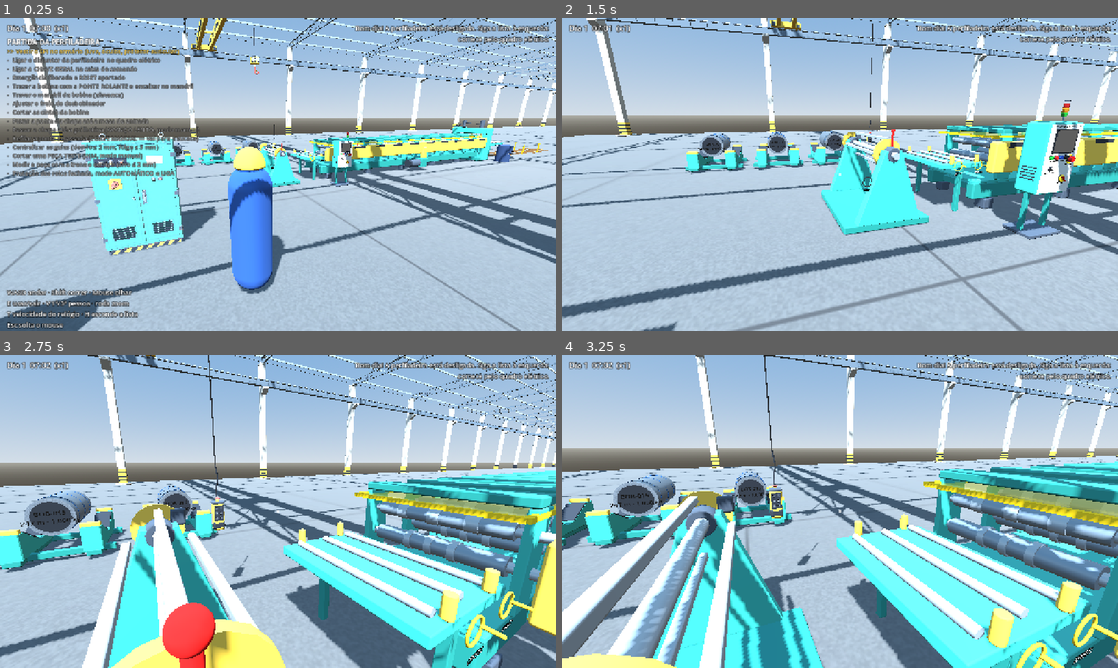
Above: before the commit, frames 1-4 (two rows, left to right).
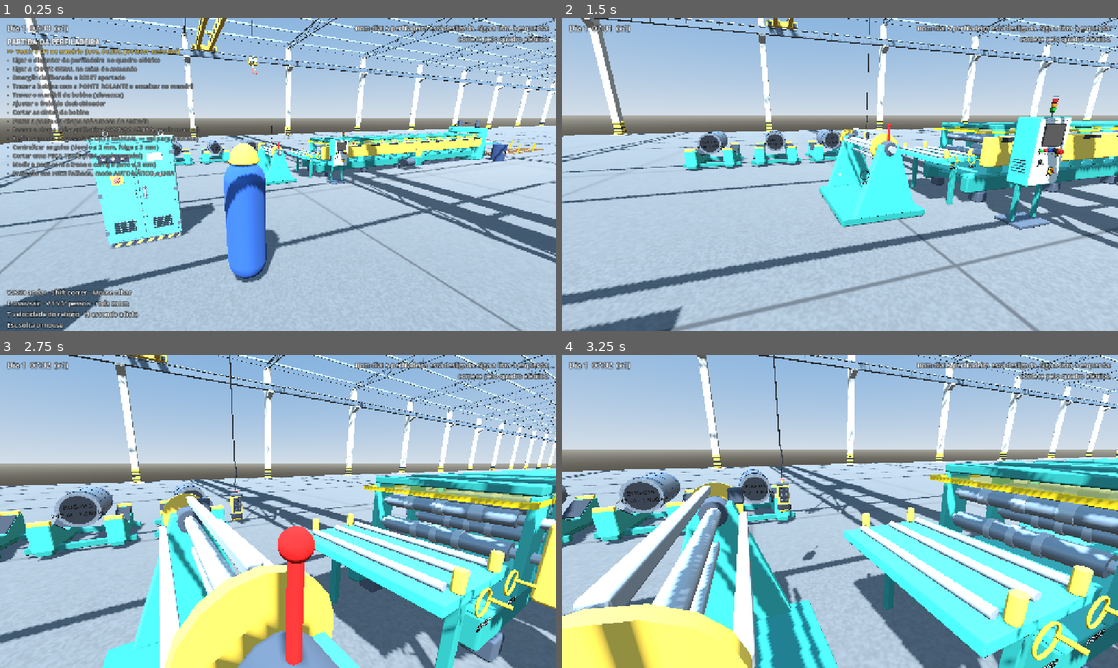
Above: after the commit, the same moments.

Repository: patrickafwurmstich-lab/perfiladeira
Game: Godot game, scene res://cenas/main.tscn
The game is run twice, just before and just after one commit, with the same random seed, the same clock (stepped at 60 frames per second) and the same inputs.
Inputs (mouse positions are in pixels of both pictures, inside the frame that each line leads up to):
- Up to frame 1 (0.25 s): no input
- Up to frame 2 (1.5 s): tap Enter at 0.5 s; move the mouse to (867, 174) at 0.52 s; hold H (ajuda) 0.53-1.28 s; hold W (frente) from 0.53 s (still down); click (867, 174) at 0.67 s; move the mouse to (812, 174) at 1.27 s; tap V (camera) at 1.35 s; click (812, 174) at 1.42 s
- Up to frame 3 (2.75 s): keep holding W (frente); move the mouse to (289, 505) at 2.02 s; hold Shift (correr) from 2.03 s (still down); click (289, 505) at 2.17 s
- Up to frame 4 (3.25 s): keep holding W (frente); move the mouse to (834, 517) at 2.77 s; release Shift (correr) at 2.78 s; tap E (interagir) at 2.85 s; click (834, 517) at 2.92 s

The runs differ from the first frame. In frame 1, 17% of the frame differs, in the area x 0-100%, y 0-100%; in frame 2, 28%; in frame 3, 50%; in frame 4, 47%.

Commit message:
Personagem: tira o root motion das animações (fim do teleporte no loop) e casa o passo com a velocidade; câmera estilo GTA V (suporte separado, segue a posição interpolada, ombro direito, FOV correndo); interpolação de física ligada; capacete de verdade na cabeça; testes de andar e câmera
Co-Authored-By: Claude Opus 5.5 <noreply@anthropic.com>
Claude-Session: https://claude.ai/code/session_01Tg3CAxKeeAq3Bc8EedGd3N

Diff:
--- a/godot/project.godot
+++ b/godot/project.godot
@@ -26,6 +26,8 @@
 
 [physics]
 
+common/physics_interpolation=true
+
 3d/physics_engine="Jolt Physics"
 common/physics_ticks_per_second=60
 
--- a/godot/scripts/jogador.gd
+++ b/godot/scripts/jogador.gd
@@ -3,10 +3,19 @@
 ## Operador. 3ª pessoa (SpringArm, não atravessa parede) ou 1ª pessoa (V).
 ## O [E] escolhe o ponto de interação mais perto e na frente do olhar.
 ## No modo foco a câmera voa até o alvo (caixa de comando, manivelas) e volta depois.
+## Câmera estilo GTA V: suporte separado do corpo (top_level) que segue a posição INTERPOLADA do
+## personagem (física 60 Hz × tela) com leve atraso, órbita livre no mouse, ombro direito,
+## colisão sem tranco e FOV um pouco maior correndo. O corpo vira suave para onde anda.
 
 const VEL_ANDAR := 1.6
 const VEL_CORRER := 3.6
-const SENS := 0.0025
+const SENS := 0.0022
+const OMBRO := 0.45              # deslocamento para a direita (câmera sobre o ombro)
+const DIST := 3.0
+const ALTURA_OLHO := 1.55
+const ALT_CAPACETE := 0.215      # do osso Head (nuca) até a base do capacete, no espaço do osso
+var vel_nativa := {}             # m/s que cada animação "anda" sozinha (para os pés não escorregarem)
+var _fov_alvo := 70.0
 var maquina
 var primeira_pessoa := false
 var yaw := 0.0
@@ -33,21 +42,25 @@
 	cs.shape = cap
 	cs.position.y = 0.9
 	add_child(cs)
+	# suporte da câmera: NÃO é filho "colado" do corpo (top_level) — segue suave a posição interpolada
 	cabeca = Node3D.new()
-	cabeca.position.y = 1.62
+	cabeca.top_level = true
+	cabeca.physics_interpolation_mode = Node.PHYSICS_INTERPOLATION_MODE_OFF
 	add_child(cabeca)
 	braco = SpringArm3D.new()
-	braco.spring_length = 2.8
-	braco.margin = 0.15
-	braco.position = Vector3(0.35, 0, 0)
+	braco.spring_length = DIST
+	braco.margin = 0.2
+	braco.position = Vector3(OMBRO, 0, 0)
 	braco.add_excluded_object(get_rid())
 	cabeca.add_child(braco)
 	cam = Camera3D.new()
 	cam.fov = 70
 	cam.near = 0.05
 	cam.current = true
+	cam.physics_interpolation_mode = Node.PHYSICS_INTERPOLATION_MODE_OFF
 	cabeca.add_child(cam)
 	_carregar_visual()
+	cabeca.global_position = global_position + Vector3(0, ALTURA_OLHO, 0)
 	if DisplayServer.get_name() != "headless":
 		Input.mouse_mode = Input.MOUSE_MODE_CAPTURED
 
@@ -59,6 +72,7 @@
 		for mi in visual.find_children("*", "MeshInstance3D", true, false):
 			mi.visible = mi.name in usar
 		anim = visual.find_child("AnimationPlayer", true, false)
+		_tirar_root_motion()
 		atualizar_epi()
 		# capacete amarelo preso no osso da cabeça
 		var esq := visual.find_child("Skeleton*", true, false) as Skeleton3D
@@ -69,17 +83,28 @@
 			var ba := BoneAttachment3D.new()
 			ba.bone_name = "Head"
 			esq.add_child(ba)
+			# capacete de segurança: casco + aba, apoiado no alto da cabeça (o osso Head fica na nuca)
+			var m := StandardMaterial3D.new()
+			m.albedo_color = Color(0.95, 0.95, 0.93)
+			m.roughness = 0.35
 			var c := MeshInstance3D.new()
 			var sm := SphereMesh.new()
-			sm.radius = 0.125
-			sm.height = 0.14
+			sm.radius = 0.165
+			sm.height = 0.15
 			sm.is_hemisphere = true
 			c.mesh = sm
-			var m := StandardMaterial3D.new()
-			m.albedo_color = Color(0.95, 0.95, 0.93)
 			c.material_override = m
-			c.position = Vector3(0, 0.17, 0.0)
+			c.position = Vector3(0, ALT_CAPACETE, 0.01)
 			ba.add_child(c)
+			var aba := MeshInstance3D.new()
+			var cy := CylinderMesh.new()
+			cy.top_radius = 0.185
+			cy.bottom_radius = 0.19
+			cy.height = 0.014
+			aba.mesh = cy
+			aba.material_override = m
+			aba.position = Vector3(0, ALT_CAPACETE, 0.03)
+			ba.add_child(aba)
 		var aabb_alt := 1.86
 		visual.scale = Vector3.ONE * (1.80 / aabb_alt)
 	else:
@@ -107,6 +132,32 @@
 		visual.add_child(cap)
 	add_child(visual)
 
+## As animações do pacote andam o boneco para frente sozinhas (o osso Root vai 1,48 m por ciclo
+## na caminhada) e voltam ao início no loop = "teleporte". Tira esse avanço (o script já anda)
+## e guarda a velocidade nativa para casar o passo com a velocidade real.
+func _tirar_root_motion() -> void:
+	if anim == null:
+		return
+	for nome in anim.get_animation_list():
+		var a := anim.get_animation(nome)
+		for t in a.get_track_count():
+			if a.track_get_type(t) != Animation.TYPE_POSITION_3D:
+				continue
+			var caminho := String(a.track_get_path(t))
+			if not caminho.ends_with(":Root"):
+				continue
+			var n := a.track_get_key_count(t)
+			if n < 2:
+				continue
+			var ini: Vector3 = a.track_get_key_value(t, 0)
+			var fim: Vector3 = a.track_get_key_value(t, n - 1)
+			var dur := a.track_get_key_time(t, n - 1) - a.track_get_key_time(t, 0)
+			if dur > 0.0:
+				vel_nativa[nome] = Vector2(fim.x - ini.x, fim.z - ini.z).length() / dur * visual.scale.x
+			for k in n:
+				var v: Vector3 = a.track_get_key_value(t, k)
+				a.track_set_key_value(t, k, Vector3(ini.x, v.y, ini.z))
+
 func atualizar_epi() -> void:
 	if visual == null:
 		return
@@ -122,7 +173,7 @@
 	if anim.has_animation(nome):
 		var a := anim.get_animation(nome)
 		a.loop_mode = Animation.LOOP_LINEAR
-		anim.play(nome, 0.2)
+		anim.play(nome, 0.25)
 		_anim_atual = nome
 
 func _unhandled_input(ev: InputEvent) -> void:
@@ -133,7 +184,7 @@
 			return
 		var rel: Vector2 = ev.relative.limit_length(120.0)    # nenhum tranco grande de uma vez
 		yaw -= rel.x * SENS
-		pitch = clampf(pitch - rel.y * SENS, -1.3, 1.1)
+		pitch = clampf(pitch - rel.y * SENS, -1.2, 0.9)
 	elif ev is InputEventMouseButton and ev.pressed:
 		if ev.button_index == MOUSE_BUTTON_LEFT and Input.mouse_mode != Input.MOUSE_MODE_CAPTURED:
 			Input.mouse_mode = Input.MOUSE_MODE_CAPTURED
@@ -179,15 +230,29 @@
 		var mao: Vector3 = maquina.to_local(global_position + Vector3(0, 0.95, 0))
 		maquina.ponta_mao = mao
 	# animação e direção do corpo
-	if dir.length() > 0.1:
-		visual.rotation.y = lerp_angle(visual.rotation.y, atan2(dir.x, dir.z), 0.2)
-		_tocar("Run_Forward" if vel > 2.0 else "Walk_Forward")
+	var vh := Vector2(velocity.x, velocity.z).length()
+	if dir.length() > 0.1 and vh > 0.05:
+		# vira suave para onde anda (independe do FPS)
+		visual.rotation.y = lerp_angle(visual.rotation.y, atan2(dir.x, dir.z), 1.0 - exp(-10.0 * delta))
+		var nome := "Run_Forward" if vel > 2.0 else "Walk_Forward"
+		_tocar(nome)
+		if anim and vel_nativa.has(nome) and vel_nativa[nome] > 0.1:
+			anim.speed_scale = clampf(vh / vel_nativa[nome], 0.5, 2.0)
 	else:
 		_tocar("Idle_Breathing")
+		if anim:
+			anim.speed_scale = 1.0
+	_fov_alvo = 76.0 if vh > 2.5 else 70.0
 
 func _process(delta: float) -> void:
 	_ignorar_mouse = maxf(0.0, _ignorar_mouse - delta)
+	# segue a posição interpolada do corpo (sem tremido entre física e tela), com leve atraso
+	var corpo := get_global_transform_interpolated().origin + Vector3(0, ALTURA_OLHO, 0)
+	cabeca.global_position = cabeca.global_position.lerp(corpo, 1.0 - exp(-16.0 * delta))
+	if cabeca.global_position.distance_to(corpo) > 3.0:
+		cabeca.global_position = corpo          # teleporte de verdade (spawn): não arrasta
 	cabeca.rotation = Vector3(pitch, yaw, 0)
+	cam.fov = lerpf(cam.fov, _fov_alvo, 1.0 - exp(-4.0 * delta))
 	# saiu do foco (caixa de comando, ponte, manivelas): recaptura o mouse e ignora o 1º movimento
 	if _modo_ant == "foco" and Interacoes.modo != "foco":
 		if DisplayServer.get_name() != "headless":
@@ -203,8 +268,8 @@
 		alvo_dist = 0.0
 	else:
 		if braco.spring_length < 1.2:
-			braco.spring_length = 2.8
-		braco.position = Vector3(0.35, 0, 0)
+			braco.spring_length = DIST
+		braco.position = Vector3(OMBRO, 0, 0)
 		visual.visible = true
 		# aproxima rápido se bater em algo (não atravessa parede), afasta devagar (sem "pulos")
 		alvo_dist = braco.get_hit_length()
--- /dev/null
+++ b/godot/testes/andar.gd
@@ -0,0 +1,40 @@
+extends Node
+## Anda de verdade com o teclado (ação "frente") e mede: o corpo não pode dar "pulo" (teleporte)
+## e a câmera não pode tremer em relação ao corpo (distância câmera-corpo estável).
+func _ready() -> void:
+	var main = load("res://cenas/main.tscn").instantiate()
+	add_child(main)
+	for i in 10: await get_tree().physics_frame
+	var j = main.jogador
+	j.global_position = Vector3(-10.0, 0.05, 6.5)
+	j.reset_physics_interpolation()
+	j.yaw = PI / 2           # olhando para -X... anda em linha reta
+	for i in 20: await get_tree().process_frame
+	Input.action_press("frente")
+	var osso_max := 0.0
+	var cam_var := 0.0
+	var dists := []
+	var esq: Skeleton3D = null
+	if j.anim:
+		for n in j.visual.find_children("*", "Skeleton3D", true, false): esq = n
+	var hips_ant := Vector3.INF
+	for i in 240:
+		await get_tree().process_frame
+		if esq:
+			var h := esq.global_transform * esq.get_bone_global_pose(esq.find_bone("Hips")).origin
+			if hips_ant != Vector3.INF:
+				osso_max = maxf(osso_max, Vector2(h.x - hips_ant.x, h.z - hips_ant.z).length())
+			hips_ant = h
+		dists.append(j.cam.global_position.distance_to(j.get_global_transform_interpolated().origin))
+	await RenderingServer.frame_post_draw
+	if OS.get_cmdline_user_args().size() > 0:
+		get_viewport().get_texture().get_image().save_png(OS.get_cmdline_user_args()[0])
+	Input.action_release("frente")
+	var media := 0.0
+	for d in dists.slice(60): media += d
+	media /= dists.size() - 60
+	for d in dists.slice(60): cam_var = maxf(cam_var, absf(d - media))
+	print("ANDAR anim=%s vel_nativa=%s · maior passo do quadril %.3f m/quadro · variação câmera-corpo %.3f m" % [str(j.anim != null), str(j.vel_nativa), osso_max, cam_var])
+	var ok := osso_max < 0.12 and cam_var < 0.15
+	print("RESULTADO: ", "ok" if ok else "FALHA")
+	get_tree().quit(0 if ok else 1)
--- /dev/null
+++ b/godot/testes/andar.tscn
@@ -0,0 +1,6 @@
+[gd_scene load_steps=2 format=3]
+
+[ext_resource type="Script" path="res://testes/andar.gd" id="1"]
+
+[node name="T" type="Node"]
+script = ExtResource("1")
--- a/godot/testes/camera.gd
+++ b/godot/testes/camera.gd
@@ -24,16 +24,24 @@
 		await get_tree().process_frame
 		maior = maxf(maior, j.cam.global_position.distance_to(ant)); ant = j.cam.global_position
 	var sair := maior
-	# anda rente à máquina (a câmera roça nas proteções): não pode dar tranco
+	# anda DE VERDADE rente à máquina (a câmera roça nas proteções): não pode dar tranco
 	maior = 0.0
-	j.yaw = PI / 2
-	for i in 150:
-		j.global_position = m.to_global(Vector3(-6.0 + i * 0.04, 0.05, 1.05))
+	j.global_position = m.to_global(Vector3(-6.0, 0.05, 1.15))
+	j.reset_physics_interpolation()
+	j.yaw = -PI / 2
+	for i in 20: await get_tree().process_frame
+	ant = j.cam.global_position
+	Input.action_press("frente")
+	var pos_ant: Vector3 = j.get_global_transform_interpolated().origin
+	for i in 240:
 		await get_tree().process_frame
-		if i > 2:
-			maior = maxf(maior, j.cam.global_position.distance_to(ant))
+		var p: Vector3 = j.get_global_transform_interpolated().origin
+		var passo := p.distance_to(pos_ant)
+		pos_ant = p
+		maior = maxf(maior, j.cam.global_position.distance_to(ant) - passo)
 		ant = j.cam.global_position
-	var rente := maior - 0.04   # descontando o próprio passo do jogador
+	Input.action_release("frente")
+	var rente := maior          # já descontado o próprio passo do jogador
 	print("CAMERA caminho %.2f m · entrar: maior passo %.3f m/quadro · sair: %.3f · rente à máquina: %.3f" % [caminho, entrar, sair, rente])
 	var ok := entrar < caminho / 8.0 and sair < caminho / 8.0 and rente < 0.15
 	print("RESULTADO: ", "ok" if ok else "FALHA")
--- /dev/null
+++ b/godot/testes/capacete.gd
@@ -0,0 +1,22 @@
+extends Node
+func _ready() -> void:
+	var main = load("res://cenas/main.tscn").instantiate()
+	add_child(main)
+	for i in 10: await get_tree().process_frame
+	var j = main.jogador
+	for ba in j.visual.find_children("*", "BoneAttachment3D", true, false):
+		var esq: Skeleton3D = ba.get_parent()
+		var c: MeshInstance3D = ba.get_child(0)
+		print("osso Head global ", ba.global_position, " capacete ", c.global_position, " escala global ", ba.global_transform.basis.get_scale(), " visivel ", c.is_visible_in_tree(), " pai ", esq.name)
+	print("corpo ", j.global_position)
+	var cam := Camera3D.new()
+	add_child(cam)
+	cam.global_position = j.global_position + Vector3(0.9, 1.75, 1.3)
+	cam.look_at(j.global_position + Vector3(0, 1.6, 0))
+	cam.current = true
+	main.hud.visible = false
+	for i in 5: await get_tree().process_frame
+	await RenderingServer.frame_post_draw
+	if OS.get_cmdline_user_args().size() > 0:
+		get_viewport().get_texture().get_image().save_png(OS.get_cmdline_user_args()[0])
+	get_tree().quit()
--- /dev/null
+++ b/godot/testes/capacete.tscn
@@ -0,0 +1,6 @@
+[gd_scene load_steps=2 format=3]
+
+[ext_resource type="Script" path="res://testes/capacete.gd" id="1"]
+
+[node name="T" type="Node"]
+script = ExtResource("1")
Not shown, added: godot/testes/andar.gd.uid
Not shown, added: godot/testes/capacete.gd.uid
Not shown, changed: jogo3d/index.pck
